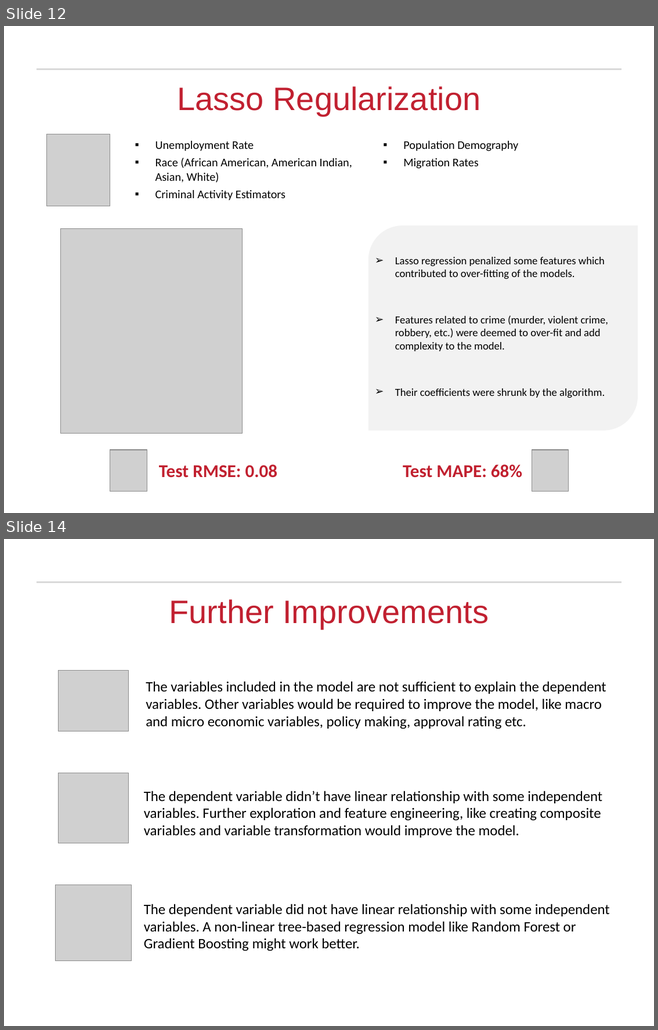
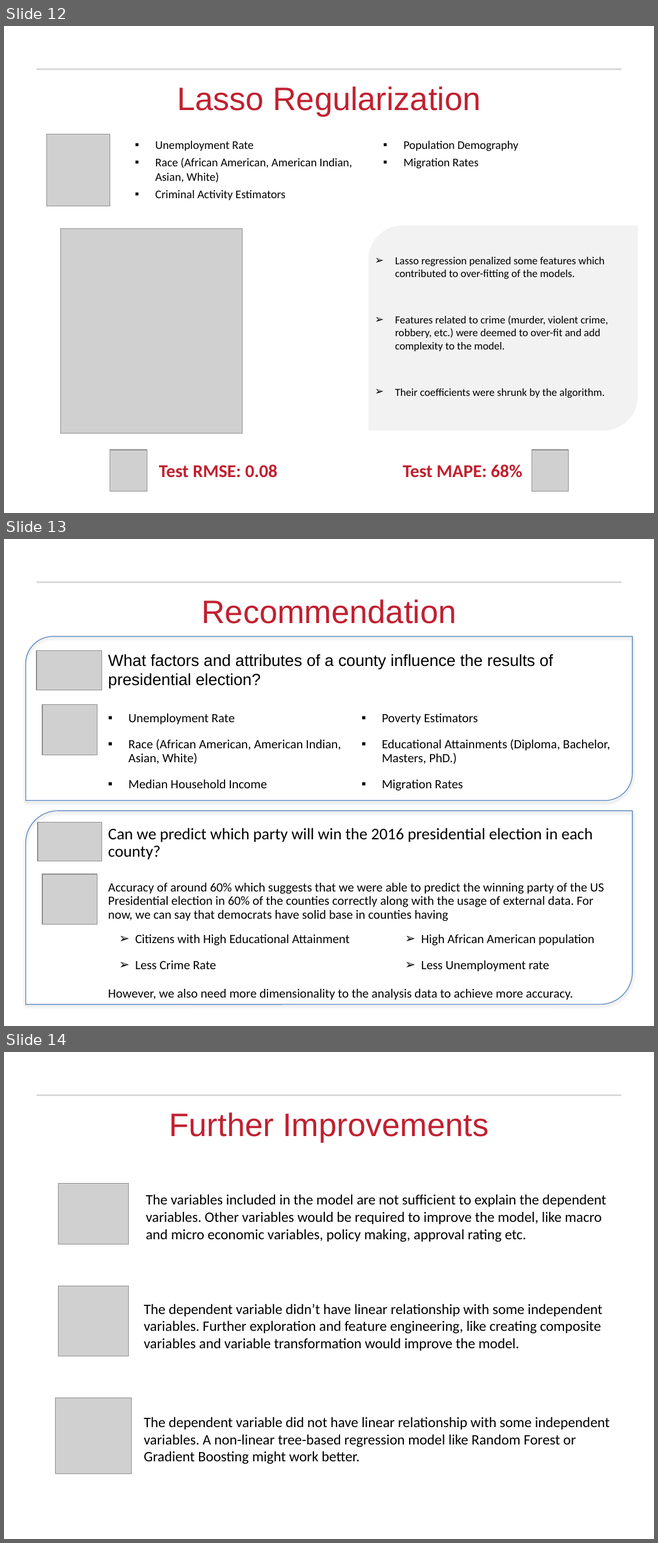
Before and after one commit to rajakash31/Presidential_Election_2016_Classification, a slide deck: Final Submission/Presidential Election Analysis_Final.pptx. Shown one above the other, each under a label of ours: slides 12 and 14 before the commit, slides 12, 13 and 14 after it; the slides between them are not shown. The pictures are 658x1030 and 658x1543 pixels, drawn with LibreOffice and Linux fonts; fonts in the diff are those of the drawing; grey boxes stand for pictures; background and template pictures are left out. Boxes give left, top, right and bottom in pixels: in the first picture for what was removed or moved away, otherwise in the second. Text is boxed around its words. In the diff, an @@ line names an element or a change of style, - is before the commit and + after.

```diff
--- a/Final Submission/Presidential Election Analysis_Final.pptx
+++ b/Final Submission/Presidential Election Analysis_Final.pptx
@@ slide 13 added at box(4, 539, 654, 1026), background #FFFFFF; not listed: 1 template element that a slide beside it also shows @@
@@ title added at box(202, 599, 456, 624), 36 pt, text #C12030 @@
+Recommendation
@@ round diag rect added at box(25, 636, 632, 801), outline #4B7EBC 0.75 pt @@
@@ picture added at box(36, 651, 101, 690) @@
@@ text added at box(108, 654, 553, 689), 18 pt, text #000000 @@
+What factors and attributes of a county influence the results of presidential election?
@@ picture added at box(42, 705, 97, 755) @@
@@ text added at box(128, 714, 610, 791), 14 pt, text #000000 @@
+▪ Unemployment Rate
+▪ Race (African American, American Indian, Asian, White)
+▪ Median Household Income
+▪ Poverty Estimators
+▪ Educational Attainments (Diploma, Bachelor, Masters, PhD.)
+▪ Migration Rates
@@ round diag rect added at box(25, 811, 632, 1005), outline #4B7EBC 0.75 pt @@
@@ picture added at box(38, 822, 101, 860) @@
@@ text added at box(108, 828, 593, 860), 18 pt, text #000000 @@
+Can we predict which party will win the 2016 presidential election in each county?
@@ picture added at box(42, 874, 97, 924) @@
@@ text added at box(108, 883, 604, 1000), 14 pt, text #000000 @@
+Accuracy of around 60% which suggests that we were able to predict the winning party of the US Presidential election in 60% of the counties correctly along with the usage of external data. For now, we can say that democrats have solid base in counties having
+However, we also need more dimensionality to the analysis data to achieve more accuracy.
@@ text added at box(135, 935, 594, 972), 14 pt, text #000000 @@
+➢ Citizens with High Educational Attainment
+➢ Less Crime Rate
+➢ High African American population
+➢ Less Unemployment rate
```
Also in this commit, not shown: 1 slide changed, 1 slide removed.
